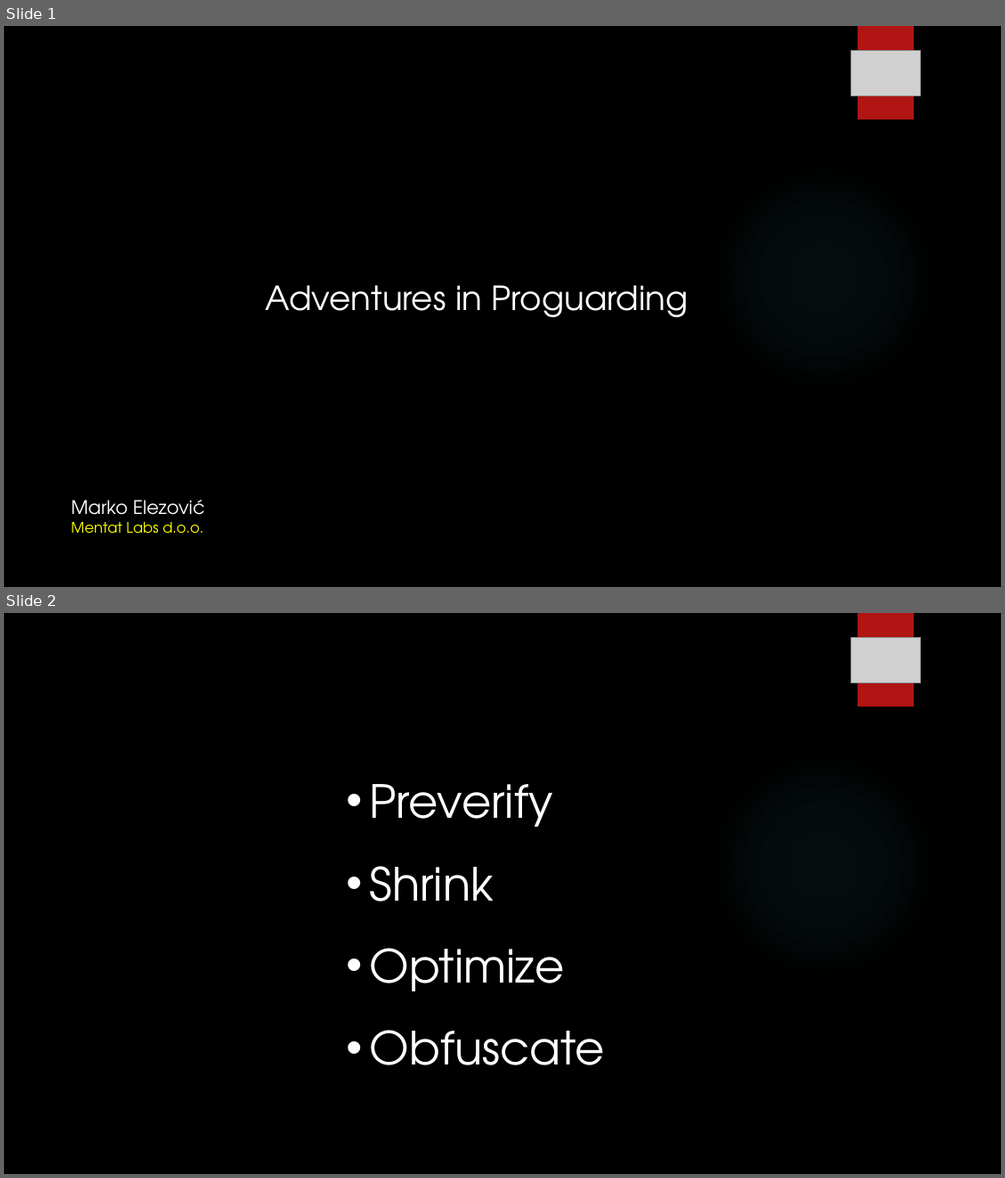
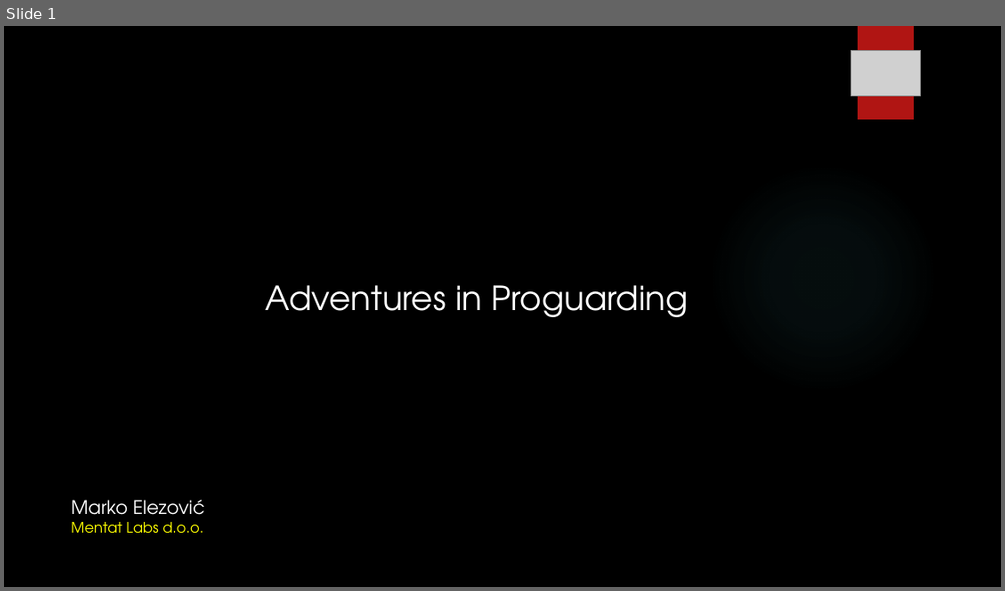
Before and after one commit to melezov/javacro-proguard, a slide deck: proguard.pptx. Shown one above the other, each under a label of ours: slides 1 and 2 before the commit, slide 1 after it. The pictures are 1005x1178 and 1005x591 pixels, drawn with LibreOffice and Linux fonts; fonts in the diff are those of the drawing; grey boxes stand for pictures; background and template pictures are left out. Boxes give left, top, right and bottom in pixels: in the first picture for what was removed or moved away, otherwise in the second. Text is boxed around its words. In the diff, an @@ line names an element or a change of style, - is before the commit and + after.

```diff
--- a/proguard.pptx
+++ b/proguard.pptx
@@ slide 2 removed at [4,613,1001,1174], background picture (left out); not listed: 2 template elements that a slide beside it also shows @@
@@ picture removed at [850,637,921,682] @@
@@ text removed at [370,784,606,1065] @@
-• Preverify
-• Shrink
-• Optimize
-• Obfuscate
```
Also in this commit, not shown: 2 slides added, 9 other files.
